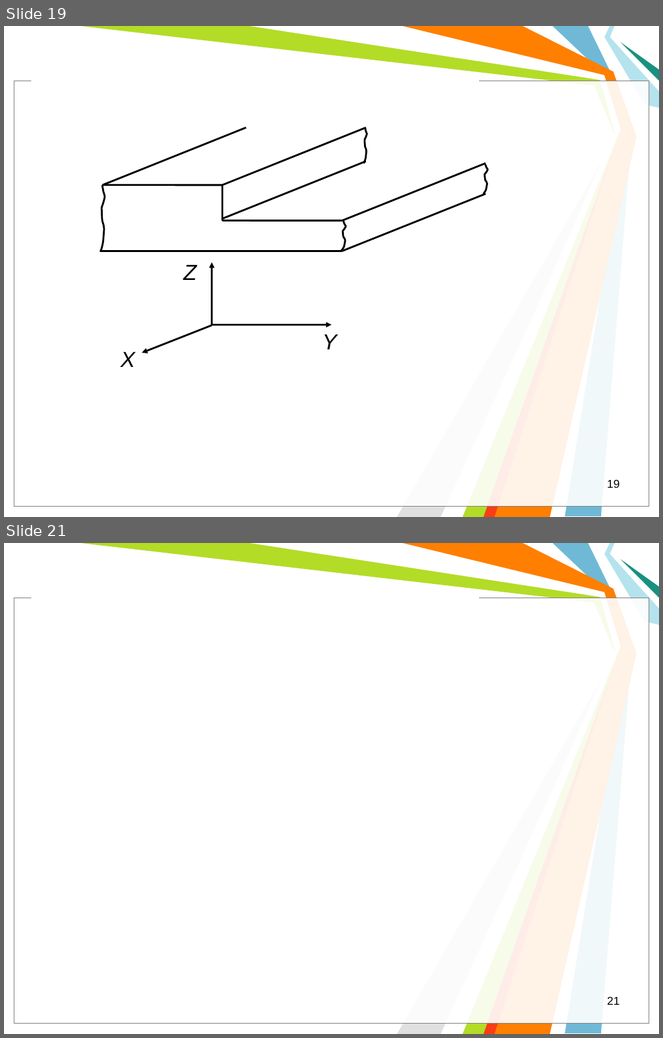
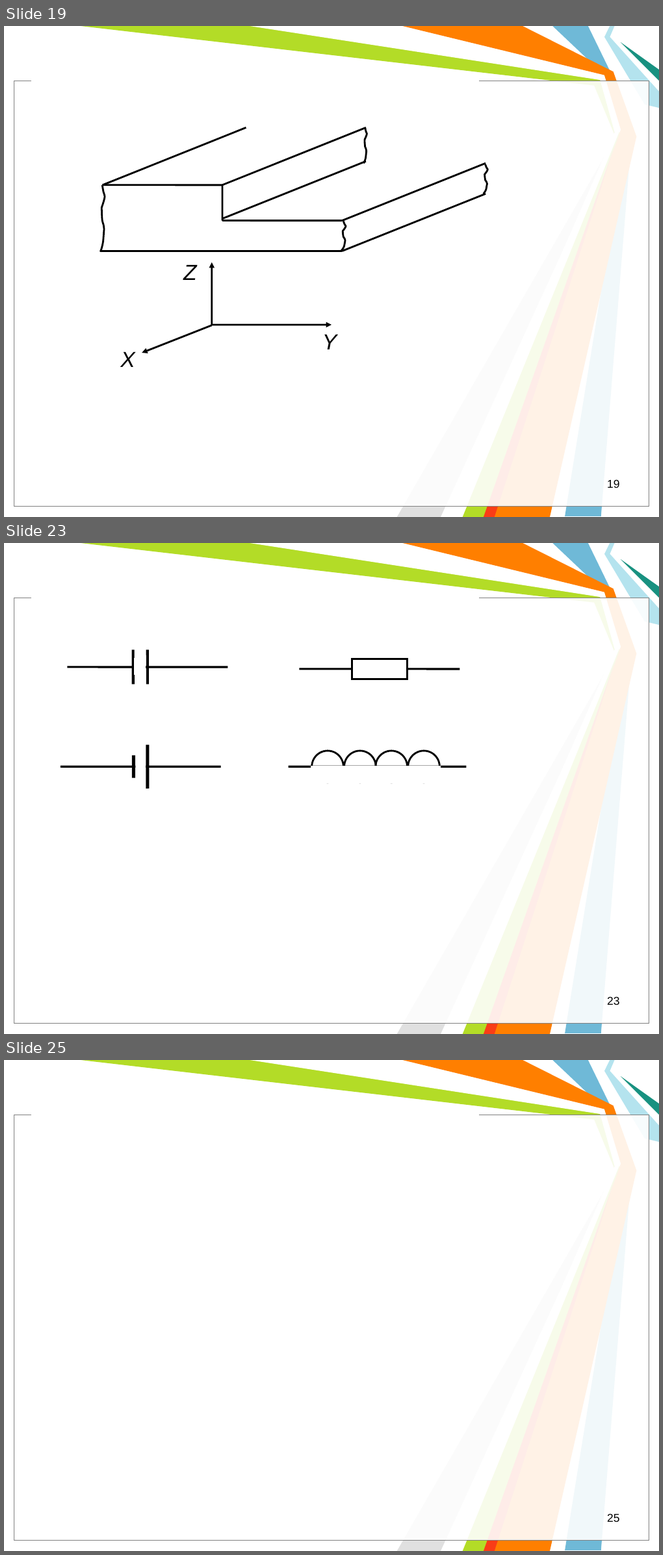
Before and after one commit to l432/NMK, a slide deck: Lecture/FIT/Less00.ppt. Shown one above the other, each under a label of ours: slides 19 and 21 before the commit, slides 19, 23 and 25 after it; the slides between them are not shown. The pictures are 663x1038 and 663x1555 pixels, drawn with LibreOffice and Linux fonts; fonts in the diff are those of the drawing; background and template pictures are left out. Boxes give left, top, right and bottom in pixels: in the first picture for what was removed or moved away, otherwise in the second. Text is boxed around its words. In the diff, an @@ line names an element or a change of style, - is before the commit and + after.

```diff
--- a/Lecture/FIT/Less00.ppt
+++ b/Lecture/FIT/Less00.ppt
@@ slide 23 added at bbox=[4, 543, 659, 1034], background #FFFFFF; not listed: 11 template elements that a slide beside it also shows @@
@@ line added from (133, 650) to (133, 685), #000000 3 pt @@
@@ rectangle added at bbox=[135, 659, 145, 674], fill #FFFFFF, outline #FFFFFF 2.01 pt @@
@@ line added from (148, 650) to (148, 685), #000000 3 pt @@
@@ rectangle added at bbox=[352, 659, 408, 679], fill #FFFFFF, outline #000000 2.24 pt @@
@@ line added from (68, 667) to (228, 667), #000000 2.24 pt @@
@@ line added from (300, 669) to (460, 669), #000000 2.24 pt @@
@@ line added from (134, 756) to (134, 778), #000000 3.49 pt @@
@@ rectangle added at bbox=[136, 756, 146, 778], fill #FFFFFF @@
@@ line added from (148, 745) to (148, 789), #000000 3.49 pt @@
@@ ellipse added at bbox=[312, 751, 343, 782], outline #000000 2.01 pt @@
@@ ellipse added at bbox=[344, 751, 376, 782], outline #000000 2.01 pt @@
@@ ellipse added at bbox=[376, 751, 407, 782], outline #000000 2.01 pt @@
@@ ellipse added at bbox=[408, 751, 440, 782], outline #000000 2.01 pt @@
@@ line added from (61, 767) to (221, 767), #000000 2.24 pt @@
@@ line added from (288, 767) to (467, 767), #000000 2.24 pt @@
@@ rectangle added at bbox=[312, 767, 343, 783], fill #FFFFFF, outline #FFFFFF 2.01 pt @@
@@ rectangle added at bbox=[344, 767, 376, 783], fill #FFFFFF, outline #FFFFFF 2.01 pt @@
@@ rectangle added at bbox=[376, 767, 407, 783], fill #FFFFFF, outline #FFFFFF 2.01 pt @@
@@ rectangle added at bbox=[408, 767, 440, 783], fill #FFFFFF, outline #FFFFFF 2.01 pt @@
@@ page number added at bbox=[607, 997, 620, 1005], 12.5 pt, text #000000 @@
+23
@@ what was slide 21 is now slide 25 @@
@@ page number at bbox=[607, 1514, 620, 1522]: text changed @@
-21
+25
```
Also in this commit, not shown: 1 slide changed, 3 other slides added, 1 other file.
